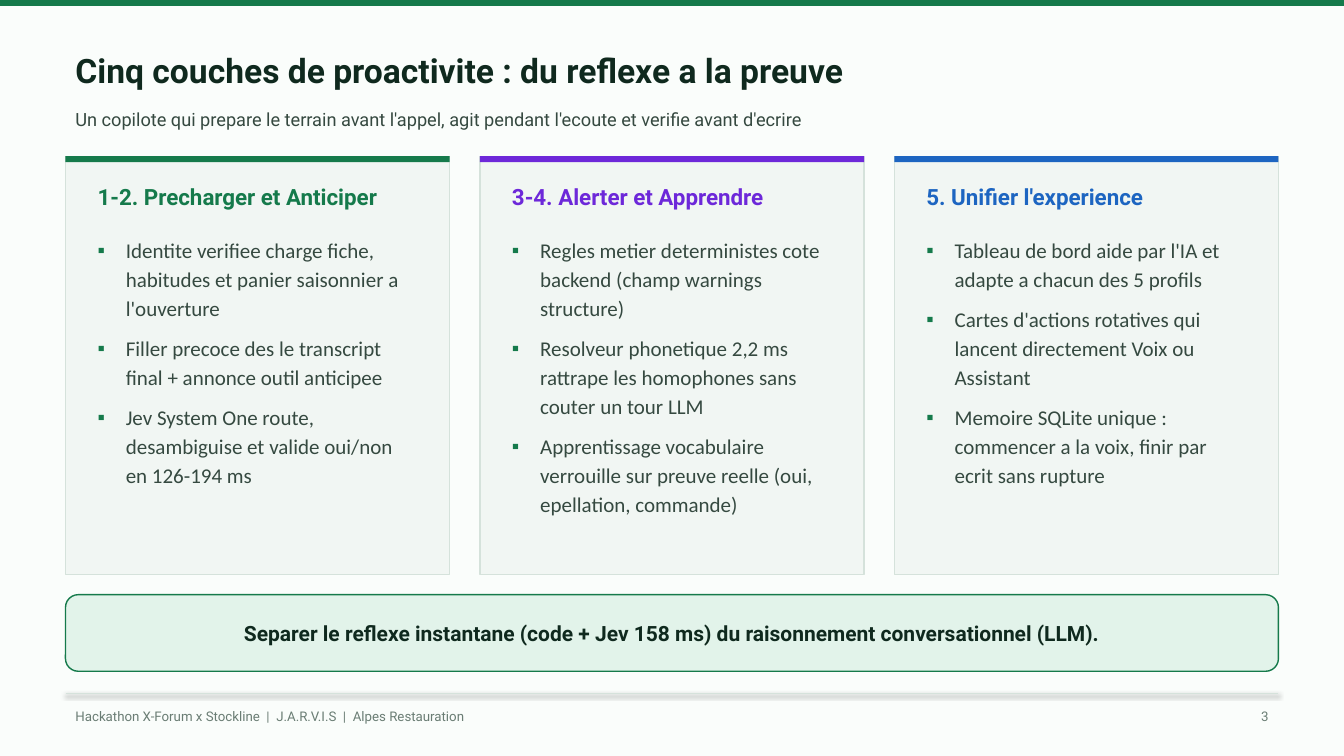
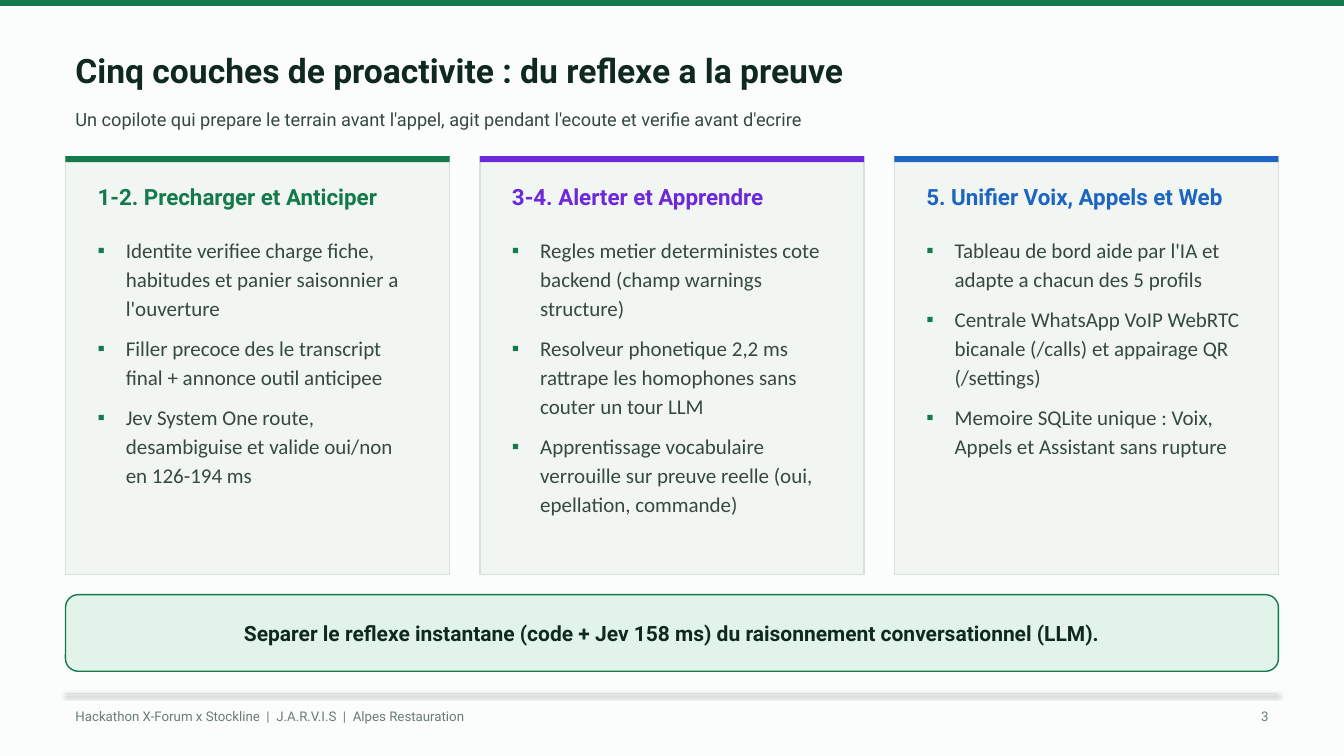
Before and after one commit to KpihX/stockline-jarvis, a slide deck: slide 3 of presentation/build/Stockline-JARVIS-Alpes-Restauration.pptx. Drawn at 1344x756 pixels with LibreOffice and Linux fonts; fonts in the diff are those of the drawing. Boxes give left, top, right and bottom in pixels: in the first picture for what was removed or moved away, otherwise in the second. Text is boxed around its words. In the diff, an @@ line names an element or a change of style, - is before the commit and + after.

```diff
--- a/presentation/build/Stockline-JARVIS-Alpes-Restauration.pptx
+++ b/presentation/build/Stockline-JARVIS-Alpes-Restauration.pptx
@@ text at [926,188,1223,210]: text changed @@
-5. Unifier l'experience
+5. Unifier Voix, Appels et Web
@@ text at [955,312,1240,458]: text changed @@
-▪ Cartes d'actions rotatives qui lancent directement Voix ou Assistant
-▪ Memoire SQLite unique : commencer a la voix, finir par ecrit sans rupture
+▪ Centrale WhatsApp VoIP WebRTC bicanale (/calls) et appairage QR (/settings)
+▪ Memoire SQLite unique : Voix, Appels et Assistant sans rupture
```
Also in this commit, not shown: 4 other slides changed, 15 other files.
